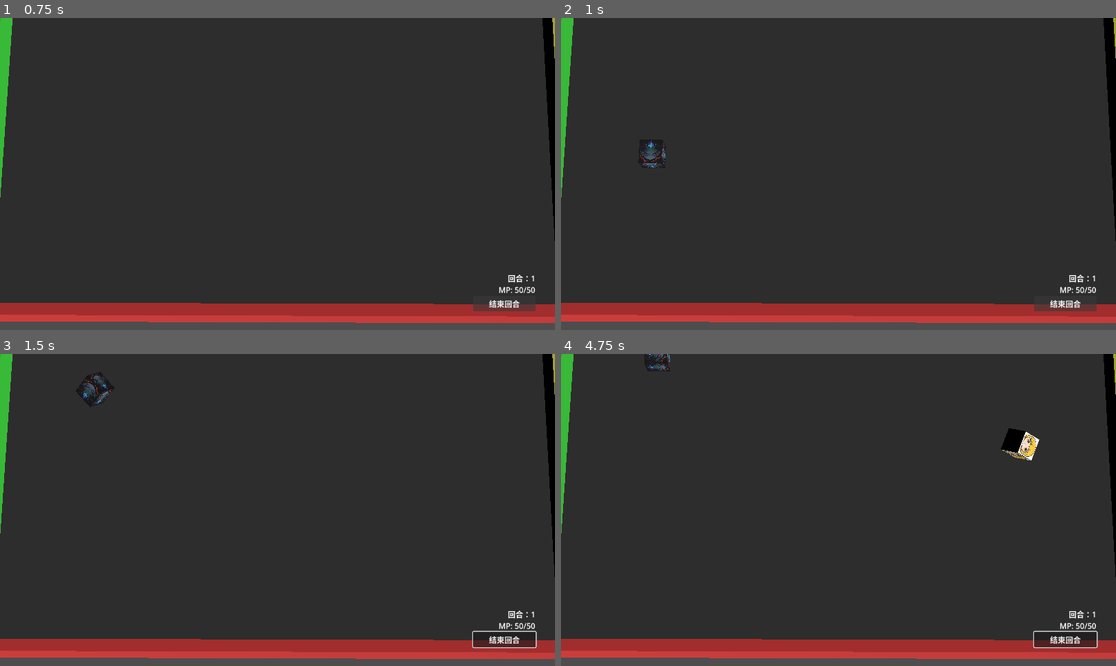
Above: before the commit, frames 1-4 (two rows, left to right).
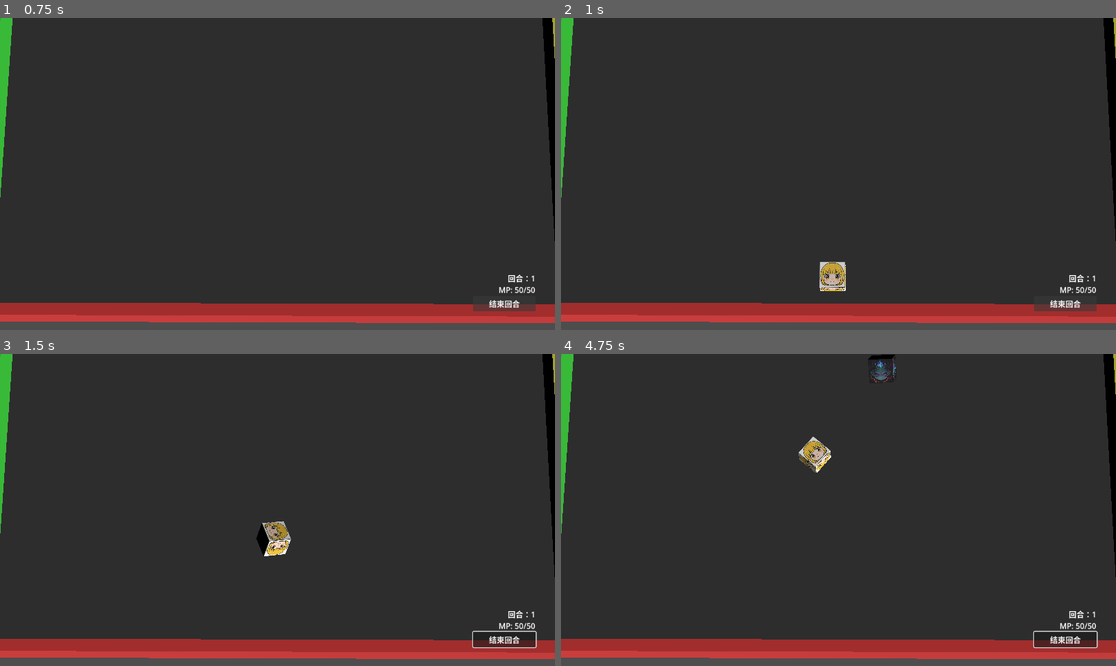
Above: after the commit, the same moments.

Repository: Beezui/trae_godot_dice
Game: Godot game, scene res://scenes/test/battle_test_scene.tscn
Two runs of this game, one before a commit and one after it. Both use one fixed random seed, a clock stepped at 60 frames per second and the inputs below.
Inputs (mouse positions are in pixels of both pictures, inside the frame that each line leads up to):
- Up to frame 1 (0.75 s): click "结束回合" at 0.5 s
- Up to frame 2 (1 s): no input
- Up to frame 3 (1.5 s): tap Enter (ui_accept) at 1.25 s; move the mouse to (399, 494) at 1.27 s; hold Up (ui_up) from 1.28 s (still down); tap Space at 1.35 s; click (399, 494) at 1.42 s
- Up to frame 4 (4.75 s): tap Enter (ui_accept) at 1.52, 4.25, 4.52 s; release Up (ui_up) at 2 s; drag from (727, 525) to (810, 572) at 2.02 s; move the mouse to (894, 441) at 2.77 s; hold Up (ui_up) 2.78-3.5 s; tap R at 2.85 s; tap Space at 3.05, 4.55 s; drag from (810, 572) to (672, 463) at 3.52 s; move the mouse to (1005, 556) at 4.27 s; hold A from 4.28 s (still down); tap M at 4.35 s

Frame 1 is identical in both runs. In frame 2, 0.5% of the frame differs, in the area x 14-52%, y 39-88%; in frame 3, 0.7%; in frame 4, 1.1%, in the area x 15-87%, y 0-39%.

Commit message:
feat: 完善战斗框架入场和投掷机制
- 调整入场顺序：玩家优先入场，敌方后入场
- 玩家从中间位置入场（X=0），敌方随机位置入场
- 降低投掷力度：线性力度 12→8，旋转力度 -5~5→-3~3
- 敌方行动前增加 0.5 秒高亮提示间隔
- 玩家投掷余韵时间降低 0.5 秒（1.5s→1.0s）
- 更新战斗框架进度记忆

相关 Issue: 战斗框架完善

Diff:
--- a/scripts/battle/battle_manager.gd
+++ b/scripts/battle/battle_manager.gd
@@ -127,13 +127,13 @@
 	current_state = BattleState.ENTERING
 	_change_phase(BattlePhase.PHASE_ENTER)
 
-	# 1. 敌方角色入场
+	# 1. 玩家角色入场（从中间位置）
+	print("【BattleManager】玩家角色入场...")
+	await _character_enter(player_characters, "player")
+
+	# 2. 敌方角色入场（随机位置）
 	print("【BattleManager】敌方角色入场...")
 	await _character_enter(enemy_characters, "enemy")
-
-	# 2. 玩家角色入场
-	print("【BattleManager】玩家角色入场...")
-	await _character_enter(player_characters, "player")
 
 	print("【BattleManager】入场阶段完成")
 
@@ -147,6 +147,10 @@
 	if battle_scene and battle_scene.has_node("Sandbox"):
 		sandbox = battle_scene.get_node("Sandbox")
 
+	# 玩家角色从中间入场，敌方角色随机位置入场
+	var player_start_x = 0.0  # 玩家从中间 X=0 开始
+	var enemy_positions = [-6.0, -2.0, 2.0, 6.0]  # 敌方随机位置选项
+
 	for character in characters:
 		print("【BattleManager】", side, "角色 ", character.name, " 入场")
 
@@ -154,12 +158,27 @@
 		if not character.character_dice:
 			_create_character_dice(character, side)
 
+		# 计算位置
+		var index = characters.find(character)
+		var x_position: float
+
+		if side == "enemy":
+			# 敌方随机位置（从预设位置中随机选择）
+			var random_index = randi() % enemy_positions.size()
+			x_position = enemy_positions[random_index]
+			# 移除已使用的位置，避免重复
+			enemy_positions.remove_at(random_index)
+			if enemy_positions.is_empty():
+				enemy_positions = [-6.0, -2.0, 2.0, 6.0]  # 重置位置池
+		else:
+			# 玩家从中间向两侧排列
+			x_position = player_start_x + index * 2.0 * (1 if index % 2 == 0 else -1)
+			if index > 0:
+				x_position = x_position * (-1 if index % 2 == 0 else 1)
+
 		# 将骰子添加到场景
 		if character.character_dice and sandbox:
-			# 设置位置（敌方在左边，玩家在右边）
-			var offset = -8.0 if side == "enemy" else 8.0
-			var index = characters.find(character)
-			character.character_dice.position = Vector3(offset + index * 2.0, 0.5, 0.0)
+			character.character_dice.position = Vector3(x_position, 0.5, 0.0)
 			sandbox.add_child(character.character_dice)
 			print("【BattleManager】角色骰子已添加到场景：", character.character_dice.position)
 
@@ -170,9 +189,61 @@
 			character.character_dice.linear_velocity = Vector3.ZERO
 			character.character_dice.angular_velocity = Vector3.ZERO
 
-			# 使用 DiceThrowController 投掷
-			if DiceThrowController.get_instance():
-				DiceThrowController.throw_normal([character.character_dice], 1.0)
+			# 敌方角色从北侧入场（与技能投掷方向一致），玩家角色从南侧入场
+			if side == "enemy":
+				# 敌方角色从北墙附近入场（Z=-6），向南投掷（Z 正方向）
+				character.character_dice.position = Vector3(x_position, 4.0, -6.0)
+				character.character_dice.gravity_scale = 1.0
+
+				# 解除悬浮状态
+				if character.character_dice.has_method("set_freeze"):
+					character.character_dice.set_freeze(false)
+				elif "freeze" in character.character_dice:
+					character.character_dice.freeze = false
+
+				# 投掷方向：向后（Z 正方向）+ 稍微向下（Y 负方向）
+				var direction = Vector3(0, -0.3, 1).normalized()
+				var throw_force = 8.0  # 减小投掷力度（原 12.0）
+				var force = direction * throw_force
+
+				# 随机旋转力（减小力度）
+				var angular_force = Vector3(
+					randf_range(-3, 3),  # 原 -5 到 5
+					randf_range(-3, 3),
+					randf_range(-3, 3)
+				)
+
+				# 调用骰子的 roll 方法
+				if character.character_dice.has_method("roll"):
+					character.character_dice.roll(force, angular_force)
+					print("【BattleManager】敌方角色骰子入场投掷，位置=", character.character_dice.position)
+			else:
+				# 玩家角色从南侧入场（Z=+6），向北投掷（Z 负方向）
+				character.character_dice.position = Vector3(x_position, 4.0, 6.0)
+				character.character_dice.gravity_scale = 1.0
+
+				# 解除悬浮状态
+				if character.character_dice.has_method("set_freeze"):
+					character.character_dice.set_freeze(false)
+				elif "freeze" in character.character_dice:
+					character.character_dice.freeze = false
+
+				# 投掷方向：向前（Z 负方向）+ 稍微向下（Y 负方向）
+				var direction = Vector3(0, -0.3, -1).normalized()
+				var throw_force = 8.0  # 减小投掷力度（原 12.0）
+				var force = direction * throw_force
+
+				# 随机旋转力（减小力度）
+				var angular_force = Vector3(
+					randf_range(-3, 3),  # 原 -5 到 5
+					randf_range(-3, 3),
+					randf_range(-3, 3)
+				)
+
+				# 调用骰子的 roll 方法
+				if character.character_dice.has_method("roll"):
+					character.character_dice.roll(force, angular_force)
+					print("【BattleManager】玩家角色骰子入场投掷，位置=", character.character_dice.position)
 
 			# 等待骰子稳定
 			await get_tree().create_timer(2.0).timeout
@@ -416,8 +487,17 @@
 
 		current_actor = character
 
+		# 添加高亮效果（标识当前行动角色）
+		_highlight_enemy_character(character)
+
+		# 等待 0.5 秒后再行动（先闪光后行动）
+		await get_tree().create_timer(0.5).timeout
+
 		# AI 决策（简单实现：随机行动）
 		await _enemy_action(character)
+
+		# 移除高亮效果
+		_remove_enemy_character_highlight(character)
 
 		current_actor = null
 		await get_tree().create_timer(1.0).timeout
@@ -432,6 +512,24 @@
 	# 进入下一回合（玩家回合）
 	current_turn += 1
 	_start_player_turn()
+
+
+## 高亮敌方角色骰子
+func _highlight_enemy_character(character: BaseCharacter):
+	"""给当前行动的敌方角色骰子添加高亮效果"""
+	if character.character_dice and is_instance_valid(character.character_dice):
+		if character.character_dice.has_method("add_highlight"):
+			character.character_dice.add_highlight()
+			print("【BattleManager】已高亮敌方角色：", character.name)
+
+
+## 移除敌方角色骰子高亮
+func _remove_enemy_character_highlight(character: BaseCharacter):
+	"""移除敌方角色骰子的高亮效果"""
+	if character.character_dice and is_instance_valid(character.character_dice):
+		if character.character_dice.has_method("remove_highlight"):
+			character.character_dice.remove_highlight()
+			print("【BattleManager】已移除敌方角色高亮：", character.name)
 
 
 ## 敌方行动（简单 AI）
@@ -484,34 +582,43 @@
 
 	var sandbox = battle_scene.get_node("Sandbox")
 
-	# 1. 创建技能骰子（临时）
-	var skill_dice = DiceManager.create_skill_dice(skill_dice_id, sandbox, Vector3(-4.0, 4.0, 6.0))
+	# 1. 创建技能骰子（临时）- 从北墙附近进入（与玩家高度相同）
+	var skill_start_pos = Vector3(-4.0, 4.0, -6.0)  # Z=-6 靠近北墙，Y=4 与玩家相同
+	var skill_dice = DiceManager.create_skill_dice(skill_dice_id, sandbox, skill_start_pos)
 	if not skill_dice:
 		print("  - 无法创建技能骰子")
 		return
-
-	# 2. 创建属性骰子（临时）
+	# 设置初始位置为北墙附近，与玩家投掷高度相同
+	skill_dice.position = skill_start_pos
+	# 启用重力，让骰子自然下落
+	skill_dice.gravity_scale = 1.0
+
+	# 2. 创建属性骰子（临时）- 从北墙附近进入（与玩家高度相同）
 	var attr_dices = []
 	var hero_id = character.hero_id
 	var attr_types = ["str", "agi", "int"]
+	# 敌方属性骰子位置：Z 轴为负值（北墙附近），比玩家位置更靠前，高度与玩家相同
 	var positions = [
-		Vector3(-2.0, 4.0, 6.0),
-		Vector3(0.0, 4.0, 6.0),
-		Vector3(2.0, 4.0, 6.0)
+		Vector3(-2.0, 4.0, -6.0),  # 力量骰子位置
+		Vector3(0.0, 4.0, -6.0),   # 敏捷骰子位置
+		Vector3(2.0, 4.0, -6.0)    # 智力骰子位置
 	]
 
 	for i in range(3):
 		var attr_type = attr_types[i]
 		var position = positions[i]
-		var dice = DiceManager.create_attribute_dice(hero_id, attr_type, sandbox, position)
+		var dice = DiceManager.create_attribute_dice(hero_id, attr_type, sandbox, Vector3(position.x, 4.0, position.z))
 		if dice:
 			attr_dices.append(dice)
-			# 设置为悬浮状态
+			# 设置初始位置为北墙附近，与玩家投掷高度相同
+			dice.position = position
+			# 启用重力，让骰子自然下落
+			dice.gravity_scale = 1.0
+			# 解除悬浮状态
 			if dice.has_method("set_freeze"):
-				dice.set_freeze(true)
+				dice.set_freeze(false)
 			elif "freeze" in dice:
-				dice.freeze = true
-			dice.gravity_scale = 0.0
+				dice.freeze = false
 
 	# 3. 准备投掷（解除 freeze）
 	var all_dices = [skill_dice] + attr_dices
@@ -524,10 +631,27 @@
 		dice.angular_velocity = Vector3.ZERO
 		dice.sleeping = false
 
-	# 4. 使用 DiceThrowController 投掷（固定力度）
-	if DiceThrowController:
-		print("  - 使用 DiceThrowController 投掷")
-		DiceThrowController.throw_normal(all_dices, 1.0)
+	# 4. 敌方投掷：从北墙向南墙投掷（Z 正方向，向后）
+	# 投掷方向：向后（Z 正方向）+ 稍微向下（Y 负方向）
+	for dice in all_dices:
+		if dice and is_instance_valid(dice):
+			# 投掷方向：向后（Z 正方向）+ 向下（Y 负方向）
+			var direction = Vector3(0, -0.3, 1).normalized()
+			var throw_force = 12.0  # 投掷力度
+
+			var force = direction * throw_force
+
+			# 随机旋转力
+			var angular_force = Vector3(
+				randf_range(-5, 5),
+				randf_range(-5, 5),
+				randf_range(-5, 5)
+			)
+
+			# 调用骰子的 roll 方法
+			if dice.has_method("roll"):
+				dice.roll(force, angular_force)
+				print("【BattleManager】敌方骰子投掷，位置=", dice.position, ", 方向=", direction)
 
 	# 5. 等待骰子停止
 	await get_tree().create_timer(2.0).timeout
--- a/scripts/ui/battle_skill_bar.gd
+++ b/scripts/ui/battle_skill_bar.gd
@@ -43,6 +43,8 @@
 var is_throw_preparing: bool = false
 ## 是否正在蓄力
 var is_charging: bool = false
+## 是否正在释放技能（禁止再次投掷）
+var is_releasing_skill: bool = false
 
 
 func _ready():
@@ -218,6 +220,12 @@
 func _on_skill_button_pressed(skill_dice):
 	print("【BattleSkillBar】技能按钮被点击")
 
+	# 检查是否正在释放技能期间
+	if is_releasing_skill:
+		print("【BattleSkillBar】技能释放中，忽略点击")
+		_show_throw_hint("技能释放中...")
+		return
+
 	# 检查是否已经选择了骰子
 	if selected_skill_dice:
 		print("【BattleSkillBar】已有骰子被选择，忽略")
@@ -325,12 +333,12 @@
 	if event is InputEventKey:
 		# 空格键按下：开始蓄力
 		if event.keycode == KEY_SPACE and event.pressed:
-			if selected_skill_dice and not is_charging:
+			if selected_skill_dice and not is_charging and not is_releasing_skill:
 				_start_throw()
 
 		# 空格键松开：投掷
 		if event.keycode == KEY_SPACE and not event.pressed:
-			if is_charging:
+			if is_charging and not is_releasing_skill:
 				_execute_throw()
 
 
@@ -353,6 +361,8 @@
 ## 执行投掷（松开空格键）
 func _execute_throw():
 	is_charging = false
+	# 设置技能释放中状态，禁止再次投掷
+	is_releasing_skill = true
 
 	# 获取所有要投掷的骰子（技能骰子 + 属性骰子）
 	var all_throw_dices = _get_all_throw_dices()
@@ -514,8 +524,8 @@
 
 ## 复位投掷的骰子
 func _reset_throw_dices():
-	print("【BattleSkillBar】等待 1.5 秒余韵时间...")
-	await get_tree().create_timer(1.5).timeout
+	print("【BattleSkillBar】等待 1.0 秒余韵时间...")
+	await get_tree().create_timer(1.0).timeout
 
 	# 隐藏技能骰子（从场景移除）
 	if selected_skill_dice and is_instance_valid(selected_skill_dice):
@@ -541,6 +551,9 @@
 	# 清空选择
 	selected_skill_dice = null
 	selected_character = null
+
+	# 重置技能释放状态，允许再次投掷
+	is_releasing_skill = false
 
 	# 恢复技能栏
 	set_skill_bar_enabled(true)
Not shown, changed: .claude/MEMORY.md
Not shown, changed: .claude/memory/battle_framework_progress.md
